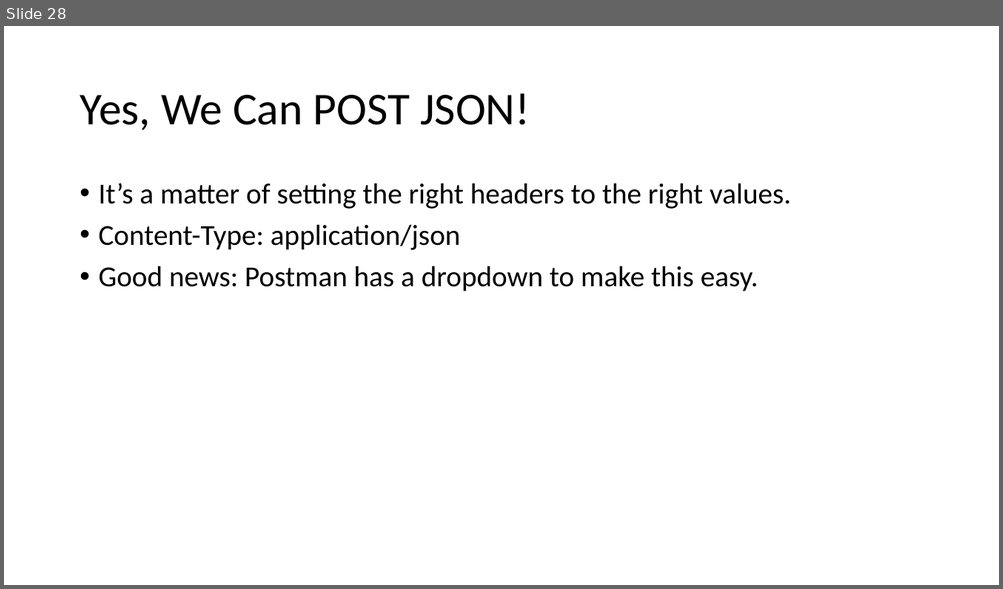
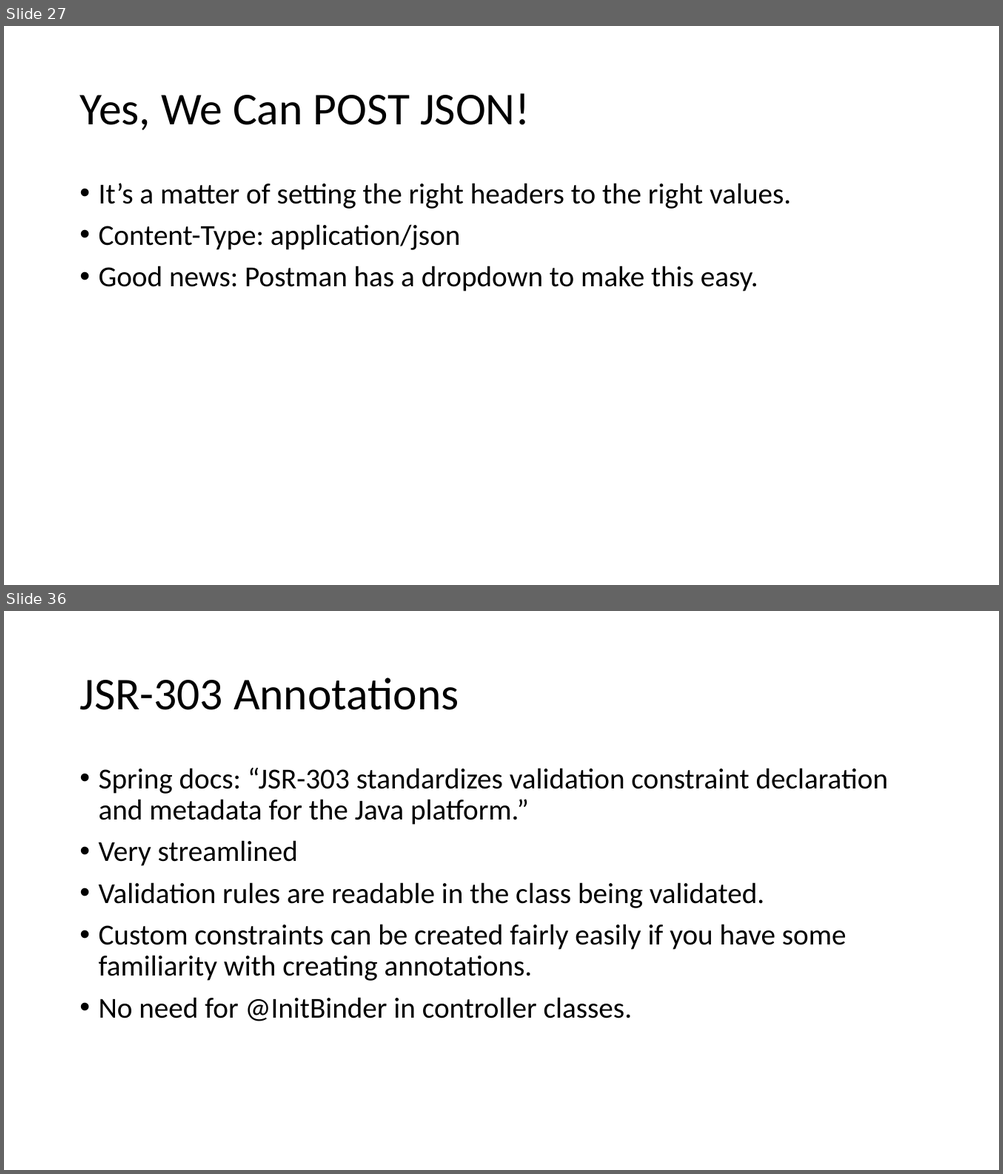
Before and after one commit to ryl/cybr406-2020, a slide deck: files/spring-boot-basics.pptx. Shown one above the other, each under a label of ours: slide 28 before the commit, slides 27 and 36 after it; the slides between them are not shown. The pictures are 1003x589 and 1003x1174 pixels, drawn with LibreOffice and Linux fonts; fonts in the diff are those of the drawing. Boxes give left, top, right and bottom in pixels: in the first picture for what was removed or moved away, otherwise in the second. Text is boxed around its words. In the diff, an @@ line names an element or a change of style, - is before the commit and + after.

Commit message:
Added more slides ot spring boot basics presentation.

```diff
--- a/files/spring-boot-basics.pptx
+++ b/files/spring-boot-basics.pptx
@@ slide 36 added at (4,611,999,1170), background #FFFFFF @@
@@ title added at (79,678,459,710), 44 pt, text #000000 @@
+JSR-303 Annotations
@@ text added at (99,768,888,1022), 28 pt, text #000000 @@
+• Spring docs: “JSR-303 standardizes validation constraint declaration and metadata for the Java platform.”
+• Very streamlined
+• Validation rules are readable in the class being validated.
+• Custom constraints can be created fairly easily if you have some familiarity with creating annotations.
+• No need for @InitBinder in controller classes.
@@ what was slide 28 is now slide 27 @@
```
Also in this commit, not shown: 1 slide changed, 8 other slides added.
